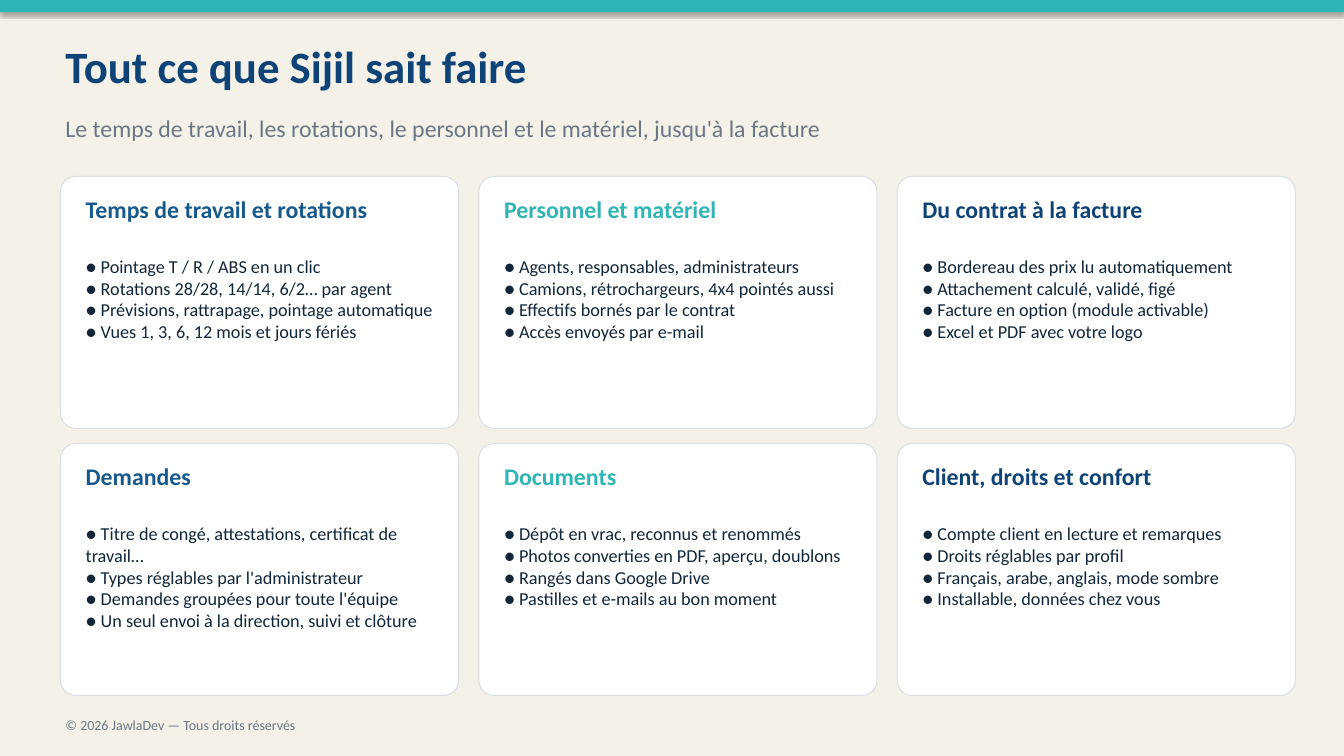
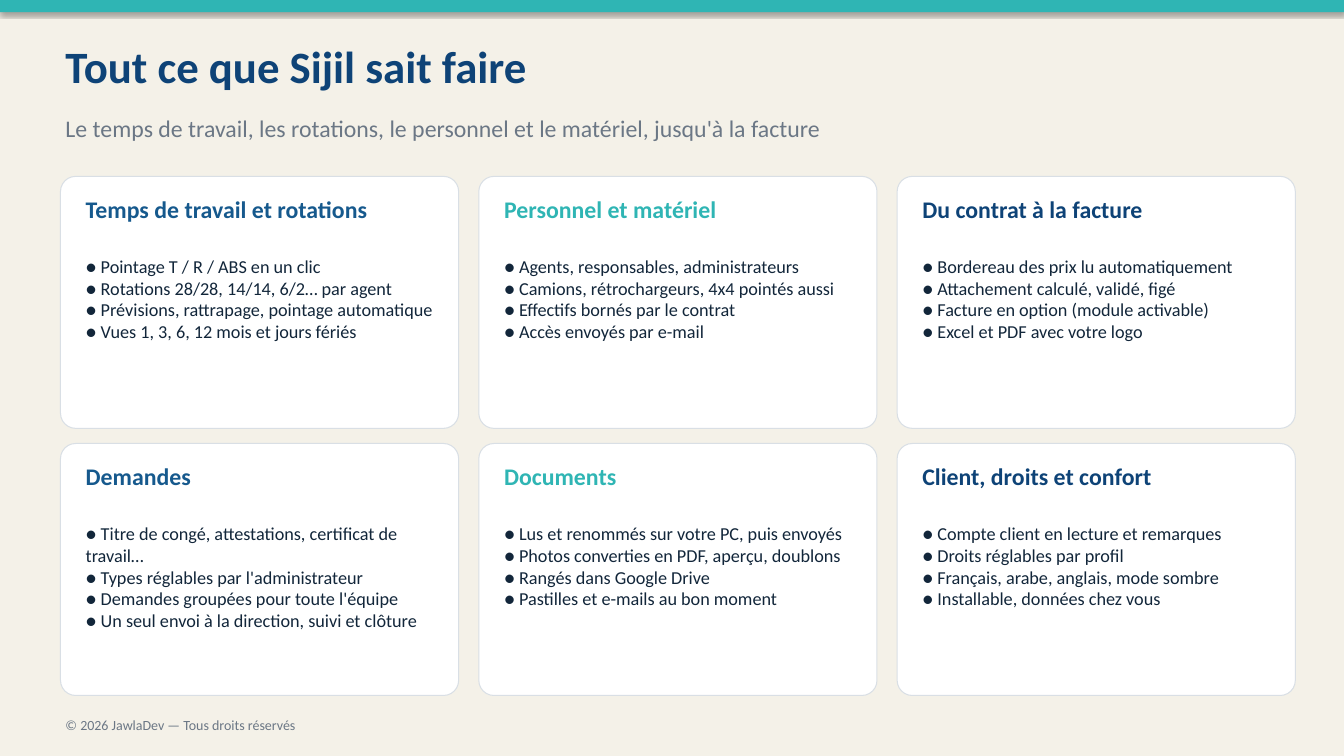
Before and after one commit to rayanem-dev/JawlaDev, a slide deck: slide 4 of assets/docs/Sijil-Presentation.pptx. Drawn at 1344x756 pixels with LibreOffice and Linux fonts; fonts in the diff are those of the drawing. Boxes give left, top, right and bottom in pixels: in the first picture for what was removed or moved away, otherwise in the second. Text is boxed around its words. In the diff, an @@ line names an element or a change of style, - is before the commit and + after.

```diff
--- a/assets/docs/Sijil-Presentation.pptx
+++ b/assets/docs/Sijil-Presentation.pptx
@@ text at [519,527,842,543]: text changed @@
-● Dépôt en vrac, reconnus et renommés
+● Lus et renommés sur votre PC, puis envoyés
```
Also in this commit, not shown: 2 other slides changed, 6 other files.
